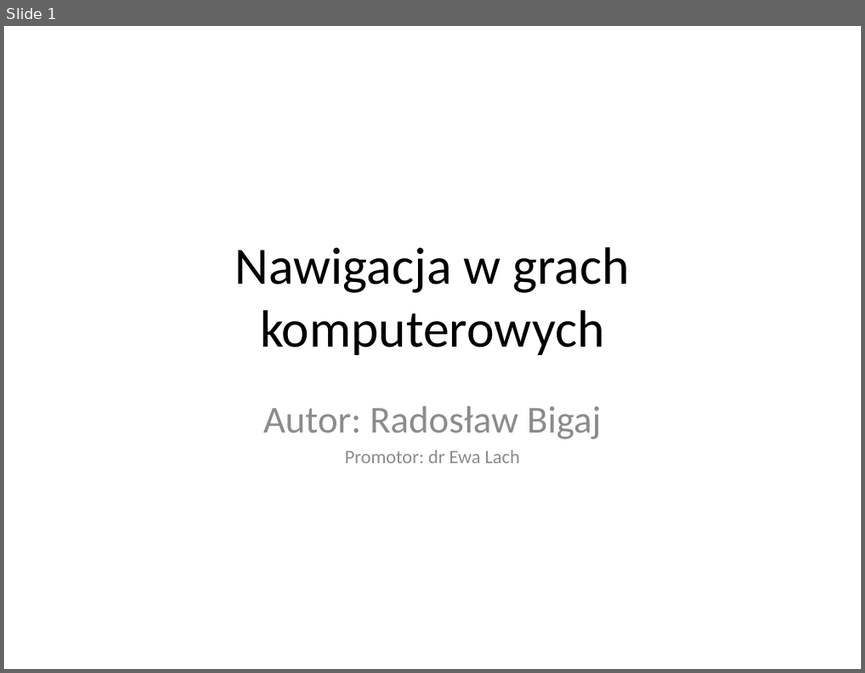
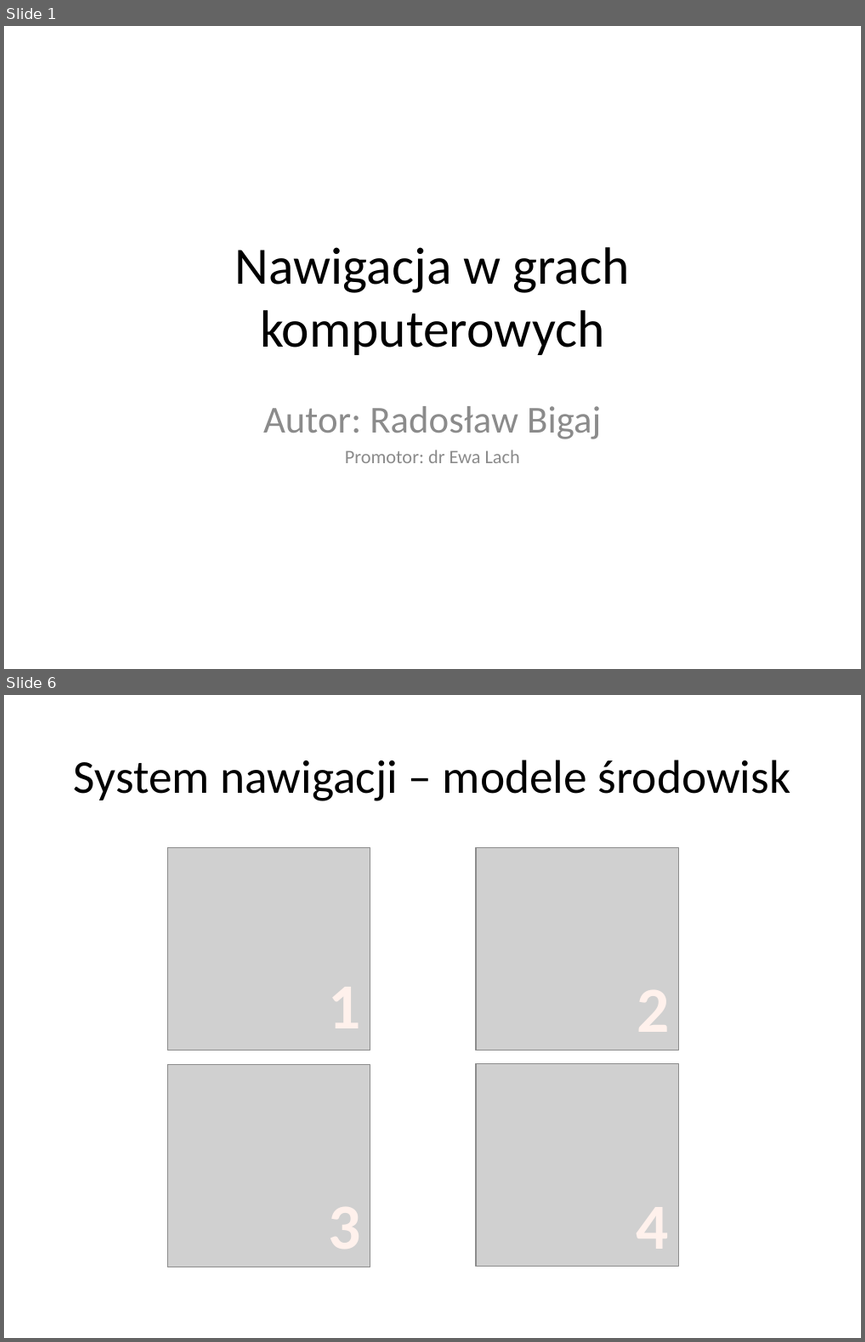
Before and after one commit to sskullgra/Character-Navigation, a slide deck: Nawigacja w grach komputerowych.pptx. Shown one above the other, each under a label of ours: slide 1 before the commit, slides 1 and 6 after it; the slides between them are not shown. The pictures are 865x673 and 865x1342 pixels, drawn with LibreOffice and Linux fonts; fonts in the diff are those of the drawing; grey boxes stand for pictures. Boxes give left, top, right and bottom in pixels: in the first picture for what was removed or moved away, otherwise in the second. Text is boxed around its words. In the diff, an @@ line names an element or a change of style, - is before the commit and + after.

```diff
--- a/Nawigacja w grach komputerowych.pptx
+++ b/Nawigacja w grach komputerowych.pptx
@@ slide 6 added at (4, 695, 861, 1338), background #FFFFFF @@
@@ title added at (74, 760, 791, 801), 39.6 pt, text #000000 @@
+System nawigacji – modele środowisk
@@ picture added at (168, 847, 370, 1049) @@
@@ picture added at (476, 847, 678, 1049) @@
@@ text added at (329, 987, 361, 1028), 54 pt, text #FFF2ED, bold @@
+1
@@ text added at (636, 990, 669, 1032), 54 pt, text #FFF2ED, bold @@
+2
@@ picture added at (168, 1064, 370, 1266) @@
@@ picture added at (476, 1063, 678, 1265) @@
@@ text added at (329, 1207, 361, 1248), 54 pt, text #FFF2ED, bold @@
+3
@@ text added at (636, 1207, 668, 1248), 54 pt, text #FFF2ED, bold @@
+4
```
Also in this commit, not shown: 7 slides changed, 1 other slide added, 2 slides removed, 1 other file.
